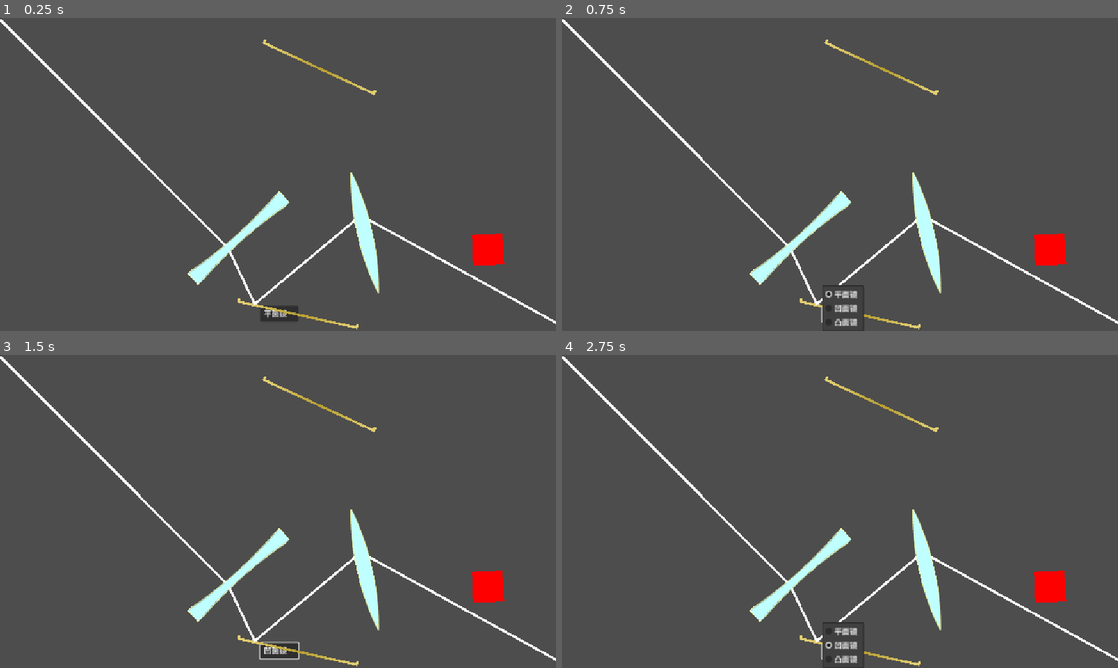
Above: before the commit, frames 1-4 (two rows, left to right).
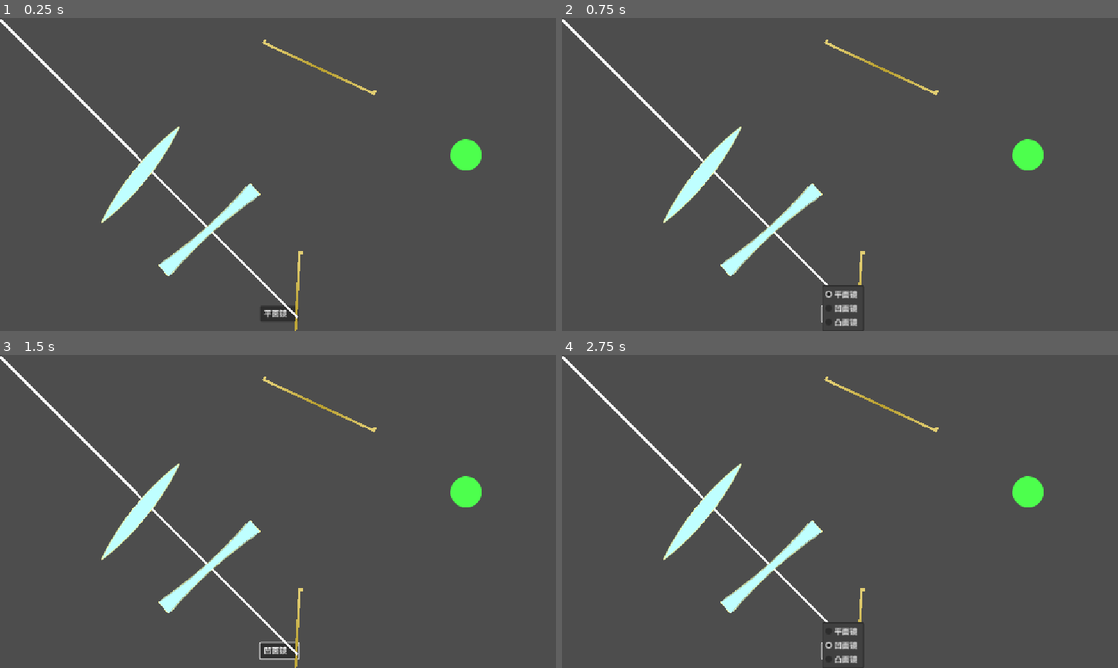
Above: after the commit, the same moments.

Repository: ChickenPige0n/re-flection
Game: Godot game, scene res://scenes/main_game.tscn
The game is run twice, just before and just after one commit, with the same random seed, the same clock (stepped at 60 frames per second) and the same inputs.
Inputs:
- Up to frame 1 (0.25 s): no input
- Up to frame 2 (0.75 s): click "平面镜" at 0.5 s
- Up to frame 3 (1.5 s): click "平面镜" at 1.25 s
- Up to frame 4 (2.75 s): click "凹面镜" at 2 s

The runs differ from the first frame. In frame 1, 5.2% of the frame differs, in the area x 18-100%, y 34-100%; in frame 2, 5.0%; in frame 3, 5.2%; in frame 4, 5.0%.

Commit message:
mirror reflect limited, lens interaction while running

Diff:
--- /dev/null
+++ b/scenes/game_1.tscn
@@ -0,0 +1,74 @@
+[gd_scene load_steps=7 format=3 uid="uid://cudmcaxwifmrs"]
+
+[ext_resource type="PackedScene" uid="uid://dicdnfr2f5pjf" path="res://scenes/edit_ui.tscn" id="1_luixn"]
+[ext_resource type="Texture2D" uid="uid://cr82j1dxeqg32" path="res://images/mirror.png" id="2_fxokx"]
+[ext_resource type="Script" uid="uid://bd23oolcj74gq" path="res://scripts/mirror.gd" id="3_6xfxu"]
+[ext_resource type="Script" uid="uid://dqpdk88faq73y" path="res://scripts/light.gd" id="4_bwy7h"]
+[ext_resource type="Texture2D" uid="uid://bjlen1bycu36b" path="res://images/photosensitive/photosensitive_active.png" id="5_ygnno"]
+[ext_resource type="Script" uid="uid://kbgoyaf4o8ha" path="res://scripts/photosensitive.gd" id="8_5lnxe"]
+
+[node name="Game" type="Node2D"]
+
+[node name="EditUi" parent="." instance=ExtResource("1_luixn")]
+anchors_preset = 0
+anchor_right = 0.0
+anchor_bottom = 0.0
+offset_right = 1152.0
+offset_bottom = 648.0
+grow_horizontal = 1
+grow_vertical = 1
+
+[node name="Mirror1" type="Sprite2D" parent="."]
+texture_filter = 1
+position = Vector2(206, 592)
+rotation = -5.87537
+texture = ExtResource("2_fxokx")
+script = ExtResource("3_6xfxu")
+
+[node name="Light" type="Line2D" parent="."]
+points = PackedVector2Array(0, 3.305, 208.483, 593.073, 511.354, 459.495, 455.069, 46.3364, 726.437, 619.234, 1011.72, 597.913, 1191.6, -385.776)
+width = 5.0
+script = ExtResource("4_bwy7h")
+direction = Vector2(0.333289, 0.942825)
+starting_pos = Vector2(0, 3.305)
+
+[node name="Photosensitive" type="Sprite2D" parent="."]
+position = Vector2(1119, 33)
+rotation = 0.00171612
+texture = ExtResource("5_ygnno")
+script = ExtResource("8_5lnxe")
+
+[node name="Mirror2" type="Sprite2D" parent="."]
+texture_filter = 1
+position = Vector2(1002, 106)
+rotation = 4.08815
+texture = ExtResource("2_fxokx")
+script = ExtResource("3_6xfxu")
+
+[node name="Mirror3" type="Sprite2D" parent="."]
+texture_filter = 1
+position = Vector2(468, 537)
+rotation = -7.34397
+texture = ExtResource("2_fxokx")
+script = ExtResource("3_6xfxu")
+
+[node name="Mirror4" type="Sprite2D" parent="."]
+texture_filter = 1
+position = Vector2(399, 63)
+rotation = -9.71366
+texture = ExtResource("2_fxokx")
+script = ExtResource("3_6xfxu")
+
+[node name="Mirror5" type="Sprite2D" parent="."]
+texture_filter = 1
+position = Vector2(659, 580)
+rotation = -5.75627
+texture = ExtResource("2_fxokx")
+script = ExtResource("3_6xfxu")
+
+[node name="Mirror6" type="Sprite2D" parent="."]
+texture_filter = 1
+position = Vector2(1055, 559)
+rotation = -7.01545
+texture = ExtResource("2_fxokx")
+script = ExtResource("3_6xfxu")
--- /dev/null
+++ b/scenes/game_2.tscn
@@ -0,0 +1,82 @@
+[gd_scene load_steps=10 format=3 uid="uid://72k5fnccqpim"]
+
+[ext_resource type="PackedScene" uid="uid://dicdnfr2f5pjf" path="res://scenes/edit_ui.tscn" id="1_c45dc"]
+[ext_resource type="Texture2D" uid="uid://cr82j1dxeqg32" path="res://images/mirror.png" id="2_b4gt0"]
+[ext_resource type="Script" uid="uid://bd23oolcj74gq" path="res://scripts/mirror.gd" id="3_kmooo"]
+[ext_resource type="Script" uid="uid://dqpdk88faq73y" path="res://scripts/light.gd" id="4_glh1a"]
+[ext_resource type="Texture2D" uid="uid://cq7ra41w2gxcx" path="res://images/convex.png" id="5_dr8oi"]
+[ext_resource type="Script" uid="uid://13bw628tdjjt" path="res://scripts/lens.gd" id="6_h0x8i"]
+[ext_resource type="Texture2D" uid="uid://bhujnlu3776ui" path="res://images/photosensitive/photosensitive_inactive.png" id="7_c45dc"]
+[ext_resource type="Script" uid="uid://kbgoyaf4o8ha" path="res://scripts/photosensitive.gd" id="8_5m3wm"]
+[ext_resource type="Texture2D" uid="uid://ksr6f3hm7cm5" path="res://images/concave.png" id="9_ymr8n"]
+
+[node name="Game" type="Node2D"]
+
+[node name="EditUi" parent="." instance=ExtResource("1_c45dc")]
+anchors_preset = 0
+anchor_right = 0.0
+anchor_bottom = 0.0
+offset_right = 1152.0
+offset_bottom = 648.0
+grow_horizontal = 1
+grow_vertical = 1
+
+[node name="Mirror1" type="Sprite2D" parent="."]
+texture_filter = 1
+position = Vector2(195, 96)
+rotation = -8.62712
+texture = ExtResource("2_b4gt0")
+script = ExtResource("3_kmooo")
+
+[node name="Light" type="Line2D" parent="."]
+points = PackedVector2Array(0, 3.305, 159.604, 59.725, 257.776, 360.731, 1028.96, 587.108, 1357.94, -357.23)
+width = 5.0
+script = ExtResource("4_glh1a")
+direction = Vector2(0.942825, 0.333289)
+starting_pos = Vector2(0, 3.305)
+
+[node name="Convex" type="Sprite2D" parent="."]
+position = Vector2(395, 366)
+rotation = 7.81017
+texture = ExtResource("5_dr8oi")
+script = ExtResource("6_h0x8i")
+length = 0.0
+movable = false
+rotatable = false
+
+[node name="Photosensitive" type="Sprite2D" parent="."]
+position = Vector2(1121, 32)
+rotation = -0.00122586
+texture = ExtResource("7_c45dc")
+script = ExtResource("8_5m3wm")
+
+[node name="Concave" type="Sprite2D" parent="."]
+position = Vector2(638, 245)
+rotation = -4.69809
+texture = ExtResource("9_ymr8n")
+script = ExtResource("6_h0x8i")
+focus = -128.0
+length = 0.0
+movable = false
+rotatable = false
+
+[node name="Mirror2" type="Sprite2D" parent="."]
+texture_filter = 1
+position = Vector2(188, 293)
+rotation = -5.51266
+texture = ExtResource("2_b4gt0")
+script = ExtResource("3_kmooo")
+
+[node name="Mirror3" type="Sprite2D" parent="."]
+texture_filter = 1
+position = Vector2(1035, 584)
+rotation = -6.75821
+texture = ExtResource("2_b4gt0")
+script = ExtResource("3_kmooo")
+
+[node name="Mirror4" type="Sprite2D" parent="."]
+texture_filter = 1
+position = Vector2(985, 94)
+rotation = -8.65674
+texture = ExtResource("2_b4gt0")
+script = ExtResource("3_kmooo")
--- /dev/null
+++ b/scenes/game_3.tscn
@@ -0,0 +1,127 @@
+[gd_scene load_steps=10 format=3 uid="uid://dflbus2hljpdw"]
+
+[ext_resource type="PackedScene" uid="uid://dicdnfr2f5pjf" path="res://scenes/edit_ui.tscn" id="1_w46gi"]
+[ext_resource type="Texture2D" uid="uid://cr82j1dxeqg32" path="res://images/mirror.png" id="2_khyur"]
+[ext_resource type="Script" uid="uid://bd23oolcj74gq" path="res://scripts/mirror.gd" id="3_r1ad8"]
+[ext_resource type="Script" uid="uid://dqpdk88faq73y" path="res://scripts/light.gd" id="4_1uv66"]
+[ext_resource type="Texture2D" uid="uid://cq7ra41w2gxcx" path="res://images/convex.png" id="5_e0nre"]
+[ext_resource type="Texture2D" uid="uid://bjlen1bycu36b" path="res://images/photosensitive/photosensitive_active.png" id="5_w46gi"]
+[ext_resource type="Script" uid="uid://13bw628tdjjt" path="res://scripts/lens.gd" id="6_ugac3"]
+[ext_resource type="Script" uid="uid://kbgoyaf4o8ha" path="res://scripts/photosensitive.gd" id="8_2px5s"]
+[ext_resource type="Texture2D" uid="uid://ksr6f3hm7cm5" path="res://images/concave.png" id="9_cyvdb"]
+
+[node name="Game" type="Node2D"]
+
+[node name="EditUi" parent="." instance=ExtResource("1_w46gi")]
+anchors_preset = 0
+anchor_right = 0.0
+anchor_bottom = 0.0
+offset_right = 1152.0
+offset_bottom = 648.0
+grow_horizontal = 1
+grow_vertical = 1
+
+[node name="Light" type="Line2D" parent="."]
+points = PackedVector2Array(0, 3.305, 900.679, 428.426, 900.679, 428.426)
+width = 5.0
+script = ExtResource("4_1uv66")
+direction = Vector2(0.904326, 0.426842)
+starting_pos = Vector2(0, 3.305)
+
+[node name="Convex" type="Sprite2D" parent="."]
+position = Vector2(965, 127)
+rotation = 8.48359
+texture = ExtResource("5_e0nre")
+script = ExtResource("6_ugac3")
+length = 0.0
+movable = false
+rotatable = false
+
+[node name="Photosensitive" type="Sprite2D" parent="."]
+position = Vector2(1120, 32)
+rotation = 0.00156415
+texture = ExtResource("5_w46gi")
+script = ExtResource("8_2px5s")
+
+[node name="Concave" type="Sprite2D" parent="."]
+position = Vector2(390, 243)
+rotation = -4.98309
+texture = ExtResource("9_cyvdb")
+script = ExtResource("6_ugac3")
+focus = -128.0
+length = 0.0
+movable = false
+rotatable = false
+
+[node name="Mirror1" type="Sprite2D" parent="."]
+texture_filter = 1
+position = Vector2(1025, 645)
+rotation = -6.28109
+texture = ExtResource("2_khyur")
+script = ExtResource("3_r1ad8")
+
+[node name="Mirror2" type="Sprite2D" parent="."]
+texture_filter = 1
+position = Vector2(1147, 522)
+rotation = -1.57569
+texture = ExtResource("2_khyur")
+script = ExtResource("3_r1ad8")
+
+[node name="Mirror3" type="Sprite2D" parent="."]
+texture_filter = 1
+position = Vector2(901, 522)
+rotation = 1.56737
+texture = ExtResource("2_khyur")
+script = ExtResource("3_r1ad8")
+
+[node name="Photosensitive2" type="Sprite2D" parent="."]
+position = Vector2(1026, 521)
+rotation = 0.00156415
+texture = ExtResource("5_w46gi")
+script = ExtResource("8_2px5s")
+
+[node name="Mirror4" type="Sprite2D" parent="."]
+texture_filter = 1
+position = Vector2(126, 643)
+rotation = -6.28109
+texture = ExtResource("2_khyur")
+script = ExtResource("3_r1ad8")
+
+[node name="Mirror5" type="Sprite2D" parent="."]
+texture_filter = 1
+position = Vector2(2.99982, 520)
+rotation = 1.56737
+texture = ExtResource("2_khyur")
+script = ExtResource("3_r1ad8")
+
+[node name="Mirror6" type="Sprite2D" parent="."]
+texture_filter = 1
+position = Vector2(248, 520)
+rotation = -1.57569
+texture = ExtResource("2_khyur")
+script = ExtResource("3_r1ad8")
+
+[node name="Photosensitive3" type="Sprite2D" parent="."]
+position = Vector2(123, 531)
+rotation = 0.00156415
+texture = ExtResource("5_w46gi")
+script = ExtResource("8_2px5s")
+
+[node name="Concave2" type="Sprite2D" parent="."]
+position = Vector2(115, 135)
+rotation = -4.20871
+texture = ExtResource("9_cyvdb")
+script = ExtResource("6_ugac3")
+focus = -128.0
+length = 0.0
+movable = false
+rotatable = false
+
+[node name="Convex2" type="Sprite2D" parent="."]
+position = Vector2(275, 98)
+rotation = 8.90173
+texture = ExtResource("5_e0nre")
+script = ExtResource("6_ugac3")
+length = 0.0
+movable = false
+rotatable = false
--- a/scenes/main_game.tscn
+++ b/scenes/main_game.tscn
@@ -6,9 +6,10 @@
 [ext_resource type="Texture2D" uid="uid://cr82j1dxeqg32" path="res://images/mirror.png" id="2_0rdsr"]
 [ext_resource type="Script" uid="uid://13bw628tdjjt" path="res://scripts/lens.gd" id="5_ipu61"]
 [ext_resource type="Texture2D" uid="uid://cq7ra41w2gxcx" path="res://images/convex.png" id="5_ygxny"]
-[ext_resource type="Texture2D" uid="uid://bhujnlu3776ui" path="res://images/photosensitive/photosensitive_inactive.png" id="7_70vka"]
+[ext_resource type="Texture2D" uid="uid://bjlen1bycu36b" path="res://images/photosensitive/photosensitive_active.png" id="7_nqdth"]
 [ext_resource type="Script" uid="uid://kbgoyaf4o8ha" path="res://scripts/photosensitive.gd" id="7_wi4c7"]
 [ext_resource type="Texture2D" uid="uid://ksr6f3hm7cm5" path="res://images/concave.png" id="9_nqdth"]
+[ext_resource type="Script" uid="uid://x76xbmy3gqpx" path="res://scripts/EditManager.gd" id="10_nqdth"]
 
 [node name="Game" type="Node2D"]
 
@@ -24,35 +25,41 @@
 [node name="Mirror" type="Sprite2D" parent="."]
 texture_filter = 1
 position = Vector2(616, 611)
-rotation = -6.06718
+rotation = -4.66085
 texture = ExtResource("2_0rdsr")
 script = ExtResource("1_s3esy")
 
 [node name="Light" type="Line2D" parent="."]
-points = PackedVector2Array(0, 3.305, 471.688, 474.993, 527.07, 591.486, 746.898, 408.197)
+points = PackedVector2Array(0, 3.305, 615.593, 618.898, 615.593, 618.898)
 width = 5.0
 script = ExtResource("1_72e8q")
 direction = Vector2(0.707107, 0.707107)
 starting_pos = Vector2(0, 3.305)
 
 [node name="Convex" type="Sprite2D" parent="."]
-position = Vector2(755, 444)
-rotation = 7.63143
+position = Vector2(290, 324)
+rotation = 2.25179
 texture = ExtResource("5_ygxny")
 script = ExtResource("5_ipu61")
+length = 0.0
+movable = false
+rotatable = false
 
 [node name="Photosensitive" type="Sprite2D" parent="."]
-position = Vector2(1010, 479)
+position = Vector2(965, 283)
 rotation = -0.0441695
-texture = ExtResource("7_70vka")
+texture = ExtResource("7_nqdth")
 script = ExtResource("7_wi4c7")
 
 [node name="Concave" type="Sprite2D" parent="."]
-position = Vector2(494, 455)
+position = Vector2(433, 438)
 rotation = -3.87224
 texture = ExtResource("9_nqdth")
 script = ExtResource("5_ipu61")
 focus = -128.0
+length = 0.0
+movable = false
+rotatable = false
 
 [node name="Mirror2" type="Sprite2D" parent="."]
 texture_filter = 1
@@ -60,3 +67,6 @@
 rotation = 0.432015
 texture = ExtResource("2_0rdsr")
 script = ExtResource("1_s3esy")
+
+[node name="Node" type="Node" parent="."]
+script = ExtResource("10_nqdth")
--- a/scenes/test2.tscn
+++ b/scenes/test2.tscn
@@ -7,6 +7,7 @@
 [ext_resource type="Texture2D" uid="uid://cq7ra41w2gxcx" path="res://images/convex.png" id="5_bcusq"]
 [ext_resource type="Script" uid="uid://13bw628tdjjt" path="res://scripts/lens.gd" id="6_1wx16"]
 [ext_resource type="Script" uid="uid://kbgoyaf4o8ha" path="res://scripts/photosensitive.gd" id="7_840ub"]
+[ext_resource type="Texture2D" uid="uid://bjlen1bycu36b" path="res://images/photosensitive/photosensitive_active.png" id="7_ydant"]
 
 [node name="Game" type="Node2D"]
 
@@ -41,7 +42,7 @@
 script = ExtResource("3_fwljx")
 
 [node name="Light" type="Line2D" parent="."]
-points = PackedVector2Array(0, 3.305)
+points = PackedVector2Array(0, 3.305, 246.628, 249.933, 302.218, 113.144, 451.862, 148.304, 451.862, 148.304)
 width = 5.0
 script = ExtResource("4_pob4m")
 direction = Vector2(0.707107, 0.707107)
@@ -52,37 +53,40 @@
 rotation = 1.5708
 texture = ExtResource("5_bcusq")
 script = ExtResource("6_1wx16")
+length = 0.0
+movable = false
+rotatable = false
 
 [node name="Light3" type="Line2D" parent="."]
-points = PackedVector2Array(0, 350)
+points = PackedVector2Array(0, 350, 1000, 350)
 width = 5.0
 script = ExtResource("4_pob4m")
 direction = Vector2(1, 0)
 starting_pos = Vector2(0, 350)
 
 [node name="Light4" type="Line2D" parent="."]
-points = PackedVector2Array(0, 400)
+points = PackedVector2Array(0, 400, 1000, 400)
 width = 5.0
 script = ExtResource("4_pob4m")
 direction = Vector2(1, 0)
 starting_pos = Vector2(0, 400)
 
 [node name="Light2" type="Line2D" parent="."]
-points = PackedVector2Array(0, 300)
+points = PackedVector2Array(0, 300, 1000, 300)
 width = 5.0
 script = ExtResource("4_pob4m")
 direction = Vector2(1, 0)
 starting_pos = Vector2(0, 300)
 
 [node name="Light6" type="Line2D" parent="."]
-points = PackedVector2Array(0, 500)
+points = PackedVector2Array(0, 500, 1000, 500)
 width = 5.0
 script = ExtResource("4_pob4m")
 direction = Vector2(1, 0)
 starting_pos = Vector2(0, 500)
 
 [node name="Light5" type="Line2D" parent="."]
-points = PackedVector2Array(0, 450)
+points = PackedVector2Array(0, 450, 1000, 450)
 width = 5.0
 script = ExtResource("4_pob4m")
 direction = Vector2(1, 0)
@@ -90,4 +94,5 @@
 
 [node name="Photosensitive" type="Sprite2D" parent="."]
 position = Vector2(759, 117)
+texture = ExtResource("7_ydant")
 script = ExtResource("7_840ub")
--- a/scripts/intersectable.gd
+++ b/scripts/intersectable.gd
@@ -41,3 +41,45 @@
 	if ua < 0 or ua > 1 or ub < 0 or ub > 1:
 		return null # Intersection is outside the segments
 	return line1_start + ua * (line1_end - line1_start)
+
+
+#Move and rotate functions
+var is_selected: bool = false
+var dragging: bool = false
+var rotating: bool = false
+var bias: Vector2 = Vector2.ZERO
+var facing_mouse: Vector2 = Vector2.ZERO
+var facing_origin: Vector2 = Vector2.ZERO
+
+func _process(delta: float) -> void:
+	if dragging:
+		self.position = get_global_mouse_position() - bias
+	if rotating:
+		var angle = facing_mouse.angle_to(self.position.direction_to(get_global_mouse_position()))
+		print(angle)
+		self.rotation = facing_origin.rotated(angle).angle()
+	pass
+
+func _input(event):
+	if event is InputEventMouseButton:
+		handle_click(event)
+
+func handle_click(event: InputEventMouseButton):
+	if event.button_index == MOUSE_BUTTON_LEFT:
+		if event.is_pressed():
+			if event.ctrl_pressed:
+				if rotatable and is_selected:
+					rotating = true
+					facing_mouse = self.position.direction_to(event.position)
+					facing_origin = Vector2.from_angle(self.rotation)
+			elif self.get_rect().has_point(to_local(event.position)):
+				is_selected = true
+				if movable:
+					dragging = true
+					bias = event.position - self.position
+
+			else:
+				is_selected = false
+		else:
+			dragging = false
+			rotating = false
--- a/scripts/light.gd
+++ b/scripts/light.gd
@@ -3,6 +3,9 @@
 
 @export var direction: Vector2 # normalized starting point direction
 @export var starting_pos: Vector2
+
+func _ready() -> void:
+	pass
 
 func _process(_delta: float) -> void:
 	direction = direction.normalized()
--- a/scripts/mirror.gd
+++ b/scripts/mirror.gd
@@ -4,5 +4,8 @@
 # extends Sprite2D
 
 func calculate_light_direction(_intersection: Vector2 ,light_direction: Vector2):
+
+	if Vector2.from_angle(self.rotation).angle_to(light_direction) < 0: # 一侧不能反射
+		return Vector2.ZERO
 	var direction = get_direction_xy()
 	return light_direction.bounce(Vector2(-direction.y, direction.x).normalized())
Binary file changed: images/photosensitive/photosensitive_active.png
Binary file changed: images/photosensitive/photosensitive_inactive.png
Not shown: 1 places in scenes/main_game.tscn that only renumber resources
Not shown: 1 places in scenes/test2.tscn that only renumber resources
